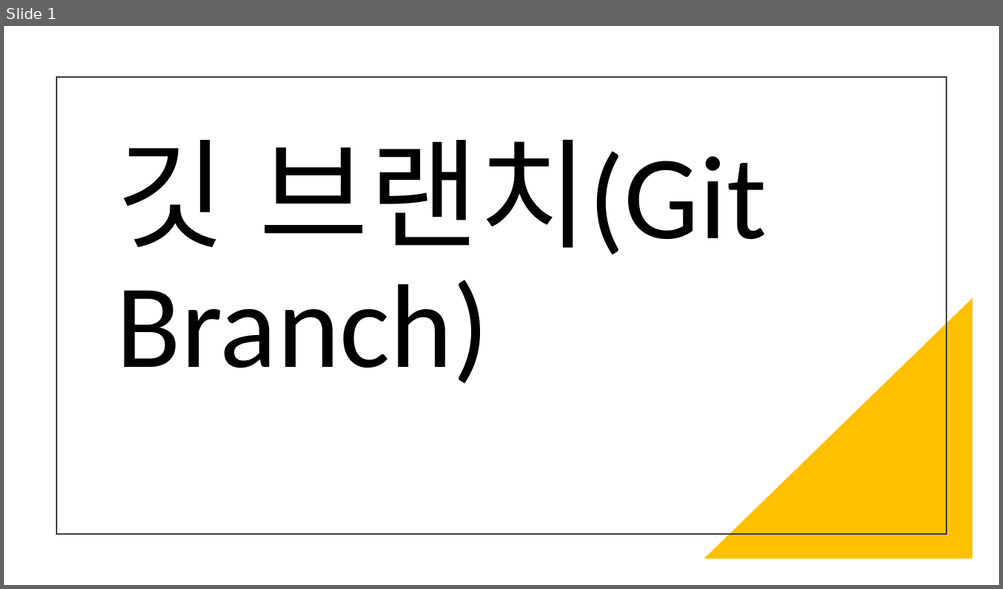
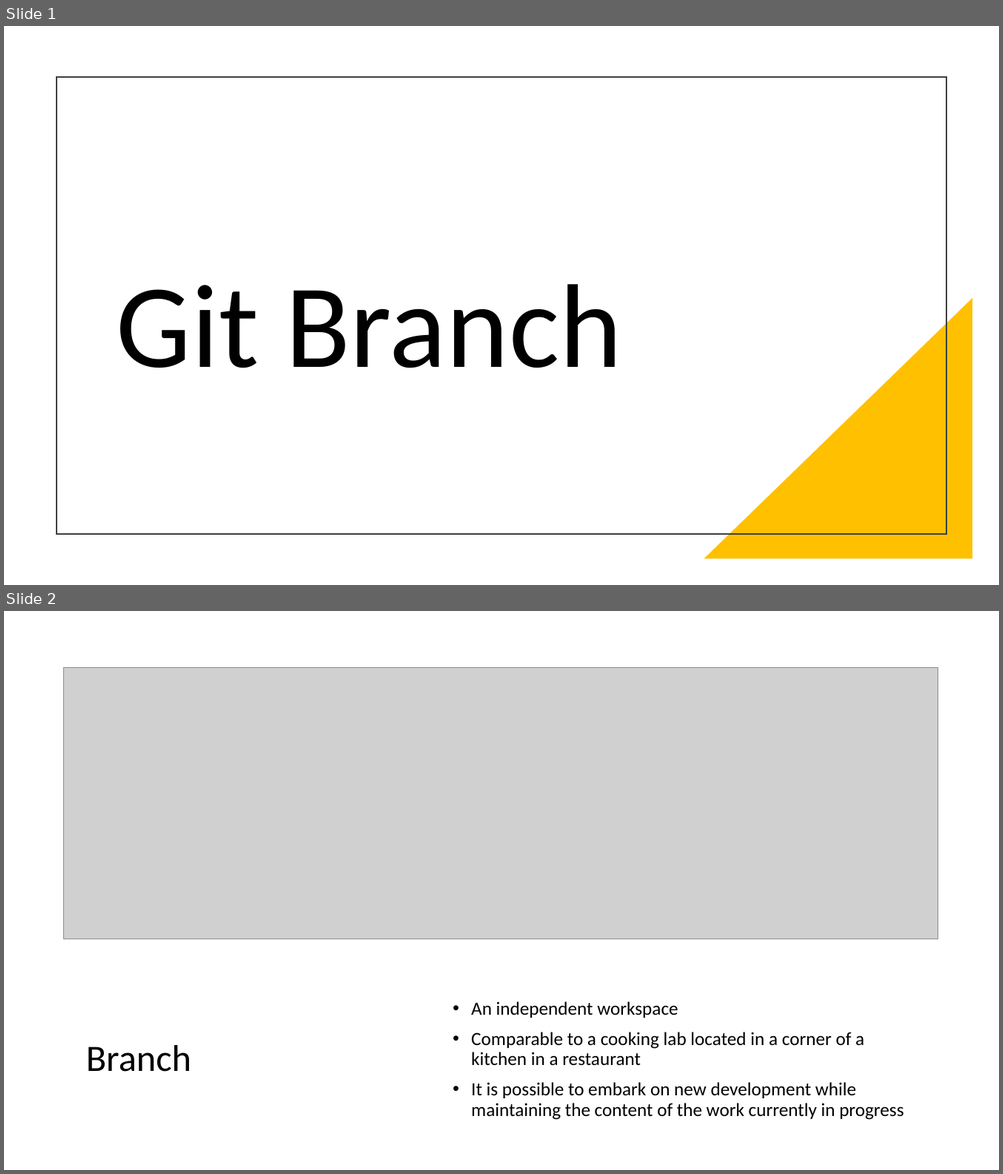
Before and after one commit to dhchoi-lazy/course-materials, a slide deck: week12/branch.pptx. Shown one above the other, each under a label of ours: slide 1 before the commit, slides 1 and 2 after it. The pictures are 1003x589 and 1003x1174 pixels, drawn with LibreOffice and Linux fonts; fonts in the diff are those of the drawing; grey boxes stand for pictures. Boxes give left, top, right and bottom in pixels: in the first picture for what was removed or moved away, otherwise in the second. Text is boxed around its words. In the diff, an @@ line names an element or a change of style, - is before the commit and + after.

Commit message:
add english branch

```diff
--- a/week12/branch.pptx
+++ b/week12/branch.pptx
@@ slide 2 added at <box>4,611,999,1170</box>, background #FFFFFF @@
@@ picture added at <box>64,668,938,939</box> @@
@@ text added at <box>471,1002,903,1120</box>, 18 pt, text #000000 @@
+• An independent workspace
+• Comparable to a cooking lab located in a corner of a kitchen in a restaurant
+• It is possible to embark on new development while maintaining the content of the work currently in progress
@@ title added at <box>86,1045,191,1072</box>, 36 pt, text #000000 @@
+Branch
@@ slide 1 changed as well @@
@@ title at <box>116,284,621,369</box>: text changed @@
-깃 브랜치(Git Branch)
+Git Branch
```
Also in this commit, not shown: 1 slide removed.
